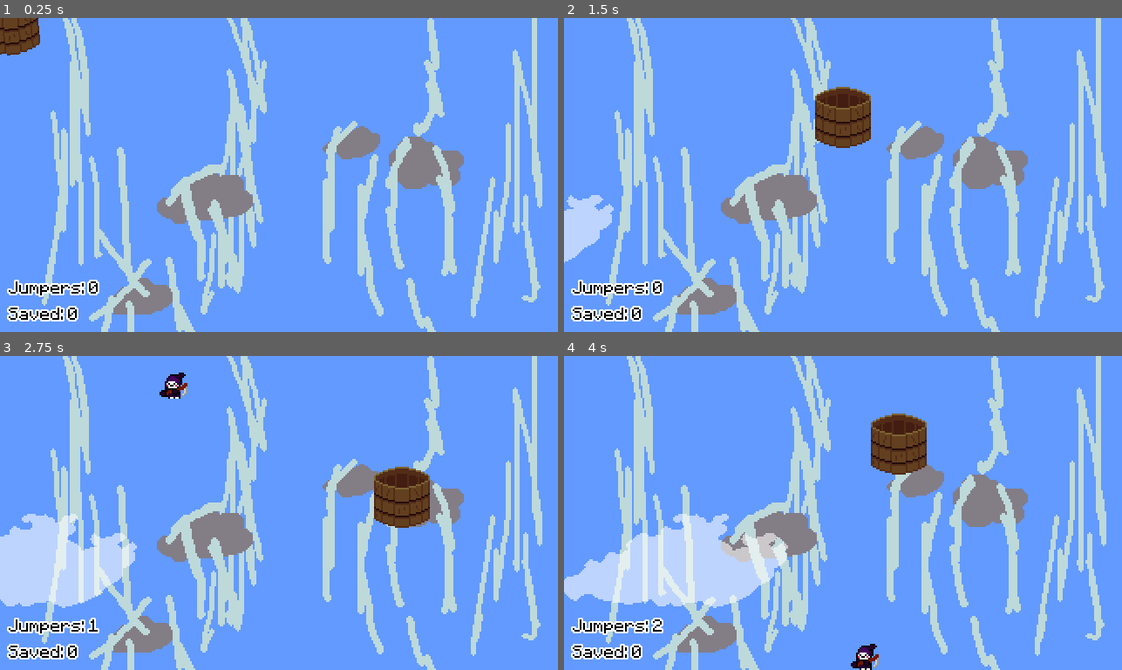
Above: before the commit, frames 1-4 (two rows, left to right).
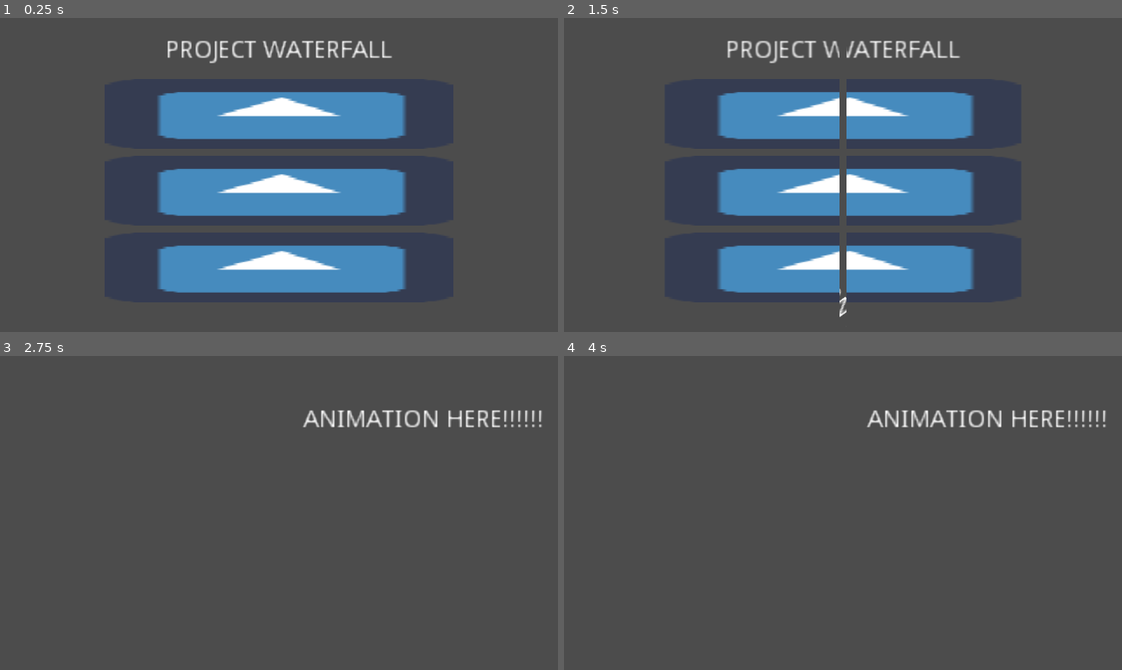
Above: after the commit, the same moments.

Repository: DissonantVoid/Project-Waterfall
Game: Godot game, scene res://scenes/game/menu.tscn
The game is run twice, just before and just after one commit, with the same random seed, the same clock (stepped at 60 frames per second) and the same inputs. Before the commit the project starts from res://scenes/game/main.tscn. The engine's default icon, where the game draws it, is replaced by a stand-in: a white triangle on a blue panel in a dark square.
Inputs (mouse positions are in pixels of both pictures, inside the frame that each line leads up to):
- Up to frame 1 (0.25 s): no input
- Up to frame 2 (1.5 s): click (843, 190) at 0.52 s; click (843, 115) at 1.27 s
- Up to frame 3 (2.75 s): move the mouse to (401, 497) at 2.02 s
- Up to frame 4 (4 s): move the mouse to (731, 528) at 2.77 s; move the mouse to (898, 443) at 3.52 s

The runs differ from the first frame. In frame 1, 100% of the frame differs, in the area x 0-100%, y 0-100%; in frame 2, 100%; in frame 3, 100%; in frame 4, 100%.

Commit message:
reorganized scene structure and added scene manager for fancy transition

Diff:
--- a/project.godot
+++ b/project.godot
@@ -20,9 +20,13 @@
 
 [application]
 
-config/name="Mini Characters Ball"
-run/main_scene="res://scenes/game/main.tscn"
+config/name="Project Waterfall"
+run/main_scene="res://scenes/game/menu.tscn"
 config/icon="res://icon.png"
+
+[autoload]
+
+SceneManager="*res://scenes/autoloads/scene_manager.tscn"
 
 [display]
 
--- /dev/null
+++ b/scenes/autoloads/scene_manager.gd
@@ -0,0 +1,50 @@
+extends CanvasLayer
+
+onready var _screen_capture : TextureRect = $ScreenCapture
+var _curr_screen_texture : ImageTexture = ImageTexture.new()
+
+const _tween_time : float = 0.9
+const _audio_tween_time : float = 0.95
+var _master_bus_idx : int = AudioServer.get_bus_index("Master")
+const _low_volume_value : int = -24
+
+var _is_changing : bool
+
+func change_scene(scene_name : String):
+	if _is_changing:
+		return
+
+	_is_changing = true
+
+	# screen texture
+	var viewport_image : Image = get_tree().root.get_texture().get_data()
+	viewport_image.flip_y()
+	_curr_screen_texture.create_from_image(viewport_image)
+	_screen_capture.texture = _curr_screen_texture
+	_screen_capture.show()
+
+	# change scene and move screen texture out of view
+	get_tree().change_scene(scene_name)
+	yield(get_tree(),"idle_frame")
+
+	var tween : SceneTreeTween = get_tree().create_tween()
+	tween.tween_method(self, "_set_master_volume", 0, _low_volume_value, _audio_tween_time)
+	tween.parallel()
+	tween.tween_property(_screen_capture.material, "shader_param/offset", 0.5, _tween_time)\
+		.set_ease(Tween.EASE_IN).set_trans(Tween.TRANS_CIRC)
+	yield(tween,"finished")
+	_screen_capture.texture = null
+	_screen_capture.hide()
+
+	#reset
+	_screen_capture.material.set_shader_param("offset", 0.0) # NOTE: this has to be 0.0 and not 0, as 0 will make tween treat offset as int and hence give error on next tween "missmatch between int and float"
+	tween = get_tree().create_tween() # tween becomes invalid after finishing, creating new one
+	tween.tween_method(self,"_set_master_volume", _low_volume_value, 0, _audio_tween_time)
+	yield(tween,"finished")
+	_is_changing = false
+
+func restart_scene():
+	change_scene(get_tree().current_scene.filename)
+
+func _set_master_volume(volume : float):
+	AudioServer.set_bus_volume_db(_master_bus_idx,volume)
--- /dev/null
+++ b/scenes/autoloads/scene_manager.tscn
@@ -0,0 +1,31 @@
+[gd_scene load_steps=4 format=2]
+
+[ext_resource path="res://scenes/autoloads/scene_manager.gd" type="Script" id=1]
+
+[sub_resource type="Shader" id=1]
+code = "shader_type canvas_item;
+
+uniform float offset = 0;
+
+void fragment()
+{
+	if(abs(UV.x-0.5) < offset)
+		//gap
+		COLOR.a = 0.;
+	else
+		COLOR = texture(TEXTURE,UV + sign(0.5 - UV.x) * vec2(offset,0));
+}"
+
+[sub_resource type="ShaderMaterial" id=2]
+shader = SubResource( 1 )
+shader_param/offset = 0.0
+
+[node name="SceneManager" type="CanvasLayer"]
+script = ExtResource( 1 )
+
+[node name="ScreenCapture" type="TextureRect" parent="."]
+material = SubResource( 2 )
+anchor_right = 1.0
+anchor_bottom = 1.0
+mouse_filter = 2
+expand = true
--- /dev/null
+++ b/scenes/game/introduction.gd
@@ -0,0 +1,5 @@
+extends Control
+
+
+func _on_animation_finished(anim_name):
+	SceneManager.change_scene("res://scenes/game/main.tscn")
--- /dev/null
+++ b/scenes/game/introduction.tscn
@@ -0,0 +1,78 @@
+[gd_scene load_steps=4 format=2]
+
+[ext_resource path="res://scenes/game/introduction.gd" type="Script" id=1]
+
+[sub_resource type="Animation" id=2]
+length = 0.001
+tracks/0/type = "value"
+tracks/0/path = NodePath("TEMP:rect_position")
+tracks/0/interp = 1
+tracks/0/loop_wrap = true
+tracks/0/imported = false
+tracks/0/enabled = true
+tracks/0/keys = {
+"times": PoolRealArray( 0 ),
+"transitions": PoolRealArray( 1 ),
+"update": 0,
+"values": [ Vector2( 19, 45 ) ]
+}
+tracks/1/type = "value"
+tracks/1/path = NodePath("TEMP:rect_rotation")
+tracks/1/interp = 1
+tracks/1/loop_wrap = true
+tracks/1/imported = false
+tracks/1/enabled = true
+tracks/1/keys = {
+"times": PoolRealArray( 0 ),
+"transitions": PoolRealArray( 1 ),
+"update": 0,
+"values": [ 360.0 ]
+}
+
+[sub_resource type="Animation" id=1]
+resource_name = "main"
+length = 3.0
+tracks/0/type = "value"
+tracks/0/path = NodePath("TEMP:rect_position")
+tracks/0/interp = 1
+tracks/0/loop_wrap = true
+tracks/0/imported = false
+tracks/0/enabled = true
+tracks/0/keys = {
+"times": PoolRealArray( 0, 0.5, 1 ),
+"transitions": PoolRealArray( 1, 1, 1 ),
+"update": 0,
+"values": [ Vector2( 107, 106 ), Vector2( 156, 96 ), Vector2( 174, 30 ) ]
+}
+tracks/1/type = "value"
+tracks/1/path = NodePath("TEMP:rect_rotation")
+tracks/1/interp = 1
+tracks/1/loop_wrap = true
+tracks/1/imported = false
+tracks/1/enabled = true
+tracks/1/keys = {
+"times": PoolRealArray( 0, 1 ),
+"transitions": PoolRealArray( 1, 1 ),
+"update": 0,
+"values": [ 0.0, 360.0 ]
+}
+
+[node name="Introduction" type="Control"]
+anchor_right = 1.0
+anchor_bottom = 1.0
+script = ExtResource( 1 )
+
+[node name="AnimationPlayer" type="AnimationPlayer" parent="."]
+autoplay = "main"
+anims/RESET = SubResource( 2 )
+anims/main = SubResource( 1 )
+
+[node name="TEMP" type="Label" parent="."]
+margin_left = 19.0
+margin_top = 45.0
+margin_right = 157.0
+margin_bottom = 59.0
+rect_rotation = 360.0
+text = "ANIMATION HERE!!!!!!"
+
+[connection signal="animation_finished" from="AnimationPlayer" to="." method="_on_animation_finished"]
--- a/scenes/game/main.tscn
+++ b/scenes/game/main.tscn
@@ -2,12 +2,12 @@
 
 [ext_resource path="res://resources/textures/bucketFront.png" type="Texture" id=1]
 [ext_resource path="res://scenes/game/main.gd" type="Script" id=2]
-[ext_resource path="res://scenes/game/Bucket.gd" type="Script" id=3]
+[ext_resource path="res://scenes/objects/Bucket.gd" type="Script" id=3]
 [ext_resource path="res://resources/textures/background.png" type="Texture" id=4]
 [ext_resource path="res://resources/textures/bucketBack.png" type="Texture" id=5]
 [ext_resource path="res://resources/fonts/pixel.ttf" type="DynamicFontData" id=6]
-[ext_resource path="res://scenes/game/ui.gd" type="Script" id=7]
-[ext_resource path="res://scenes/game/Clouds.gd" type="Script" id=8]
+[ext_resource path="res://scenes/objects/ui.gd" type="Script" id=7]
+[ext_resource path="res://scenes/objects/Clouds.gd" type="Script" id=8]
 [ext_resource path="res://resources/textures/clouds.png" type="Texture" id=9]
 
 [sub_resource type="DynamicFont" id=5]
--- /dev/null
+++ b/scenes/game/menu.gd
@@ -0,0 +1,11 @@
+extends Control
+
+
+func _on_start_pressed():
+	SceneManager.change_scene("res://scenes/game/introduction.tscn")
+
+func _on_credits_pressed():
+	pass # TODO
+
+func _on_quit_pressed():
+	get_tree().quit(0)
--- /dev/null
+++ b/scenes/game/menu.tscn
@@ -0,0 +1,58 @@
+[gd_scene load_steps=3 format=2]
+
+[ext_resource path="res://scenes/game/menu.gd" type="Script" id=1]
+[ext_resource path="res://icon.png" type="Texture" id=2]
+
+[node name="Menu" type="MarginContainer"]
+anchor_right = 1.0
+anchor_bottom = 1.0
+custom_constants/margin_top = 12
+custom_constants/margin_bottom = 12
+script = ExtResource( 1 )
+
+[node name="VBoxContainer" type="VBoxContainer" parent="."]
+margin_top = 12.0
+margin_right = 320.0
+margin_bottom = 168.0
+
+[node name="Label" type="Label" parent="VBoxContainer"]
+margin_left = 95.0
+margin_right = 225.0
+margin_bottom = 14.0
+size_flags_horizontal = 6
+text = "PROJECT WATERFALL"
+
+[node name="VBoxContainer" type="VBoxContainer" parent="VBoxContainer"]
+margin_left = 60.0
+margin_top = 23.0
+margin_right = 260.0
+margin_bottom = 151.0
+size_flags_horizontal = 6
+size_flags_vertical = 6
+
+[node name="Start" type="TextureButton" parent="VBoxContainer/VBoxContainer"]
+margin_right = 200.0
+margin_bottom = 40.0
+rect_min_size = Vector2( 200, 40 )
+texture_normal = ExtResource( 2 )
+expand = true
+
+[node name="Credits" type="TextureButton" parent="VBoxContainer/VBoxContainer"]
+margin_top = 44.0
+margin_right = 200.0
+margin_bottom = 84.0
+rect_min_size = Vector2( 200, 40 )
+texture_normal = ExtResource( 2 )
+expand = true
+
+[node name="Quit" type="TextureButton" parent="VBoxContainer/VBoxContainer"]
+margin_top = 88.0
+margin_right = 200.0
+margin_bottom = 128.0
+rect_min_size = Vector2( 200, 40 )
+texture_normal = ExtResource( 2 )
+expand = true
+
+[connection signal="pressed" from="VBoxContainer/VBoxContainer/Start" to="." method="_on_start_pressed"]
+[connection signal="pressed" from="VBoxContainer/VBoxContainer/Credits" to="." method="_on_credits_pressed"]
+[connection signal="pressed" from="VBoxContainer/VBoxContainer/Quit" to="." method="_on_quit_pressed"]
Renamed: scenes/game/Bucket.gd -> scenes/objects/Bucket.gd
Renamed: scenes/game/Clouds.gd -> scenes/objects/Clouds.gd
Renamed: scenes/game/ui.gd -> scenes/objects/ui.gd
